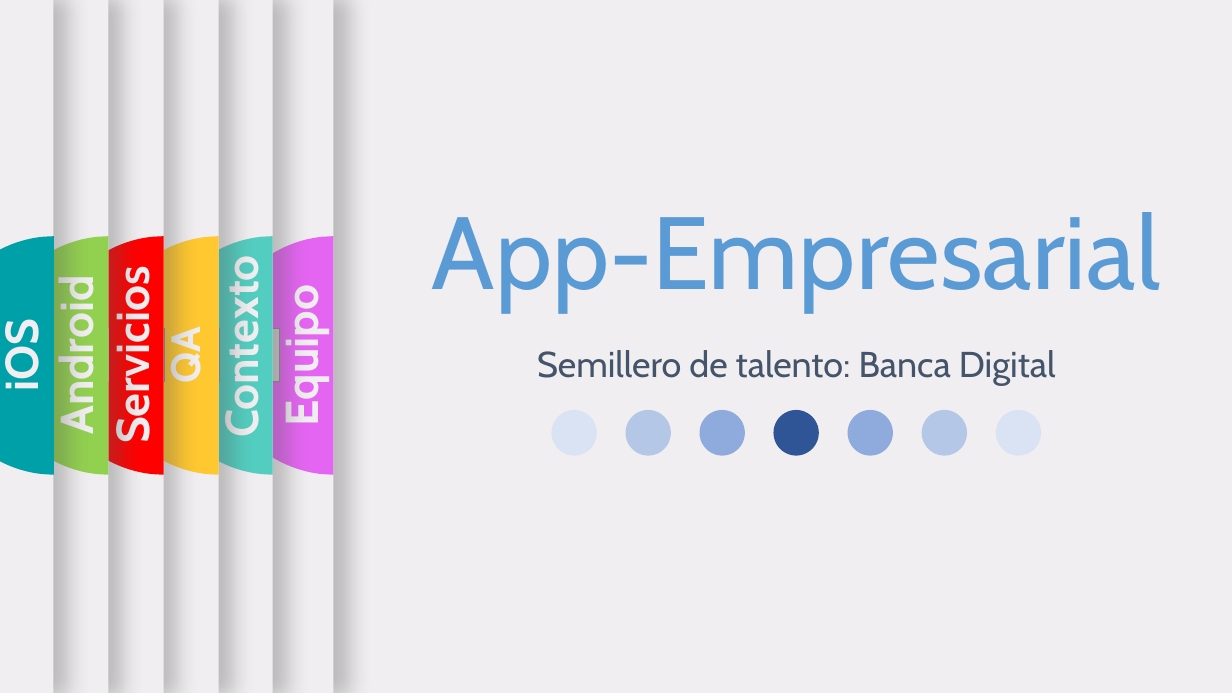
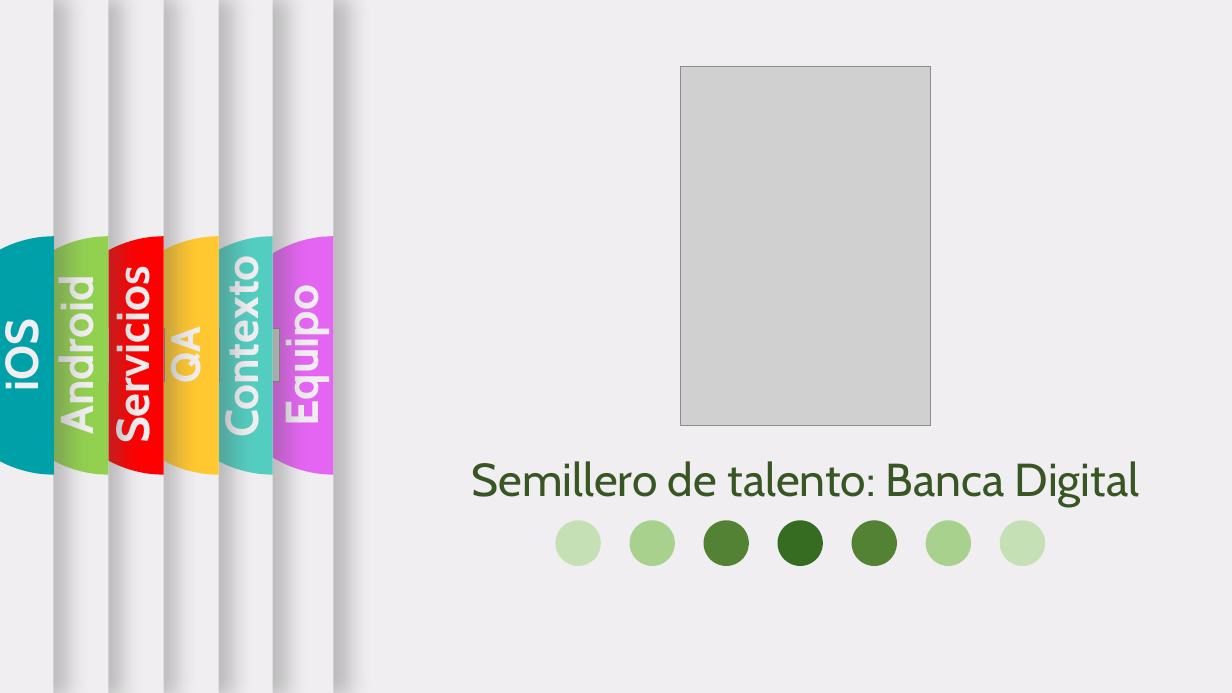
Before and after one commit to RaizrNs3/Presentaci-n, a slide deck: slide 1 of Template con trancisiones.pptx. Drawn at 1232x693 pixels with LibreOffice and Linux fonts; fonts in the diff are those of the drawing; grey boxes stand for pictures; background and template pictures are left out. Boxes give left, top, right and bottom in pixels: in the first picture for what was removed or moved away, otherwise in the second. Text is boxed around its words. In the diff, an @@ line names an element or a change of style, - is before the commit and + after.

```diff
--- a/Template con trancisiones.pptx
+++ b/Template con trancisiones.pptx
@@ picture added at (680,67,931,425) @@
@@ text removed at (432,212,1160,312) @@
-App-Empresarial
@@ text "Semillero de talento: Banca Digital": place and size @@
-text "Semillero de talento: Banca Digital" at (537,350,1056,386)
+text "Semillero de talento: Banca Digital" at (472,461,1140,506)
@@ text "Semillero de talento: Banca Digital" at (472,461,1140,506): size 28 to 36 pt, text colour #44546A to #385723 @@
@@ ellipse at (555,520,601,566): fill #DAE3F3 to #C5E0B4 @@
@@ ellipse at (629,520,675,566): fill #B4C7E7 to #A9D18E @@
@@ ellipse at (703,520,749,566): fill #8FAADC to #548235 @@
@@ ellipse at (777,520,823,566): fill #2F5597 to #366B22 @@
@@ 7 ellipses: place and size @@
-7 ellipses at (552,410,1042,456)
+7 ellipses at (555,520,1045,566)
@@ ellipse at (852,520,897,566): fill #8FAADC to #548235 @@
@@ ellipse at (926,520,971,566): fill #B4C7E7 to #A9D18E @@
@@ ellipse at (1000,520,1045,566): fill #DAE3F3 to #C5E0B4 @@
```
Also in this commit, not shown: 1 other slide changed.
